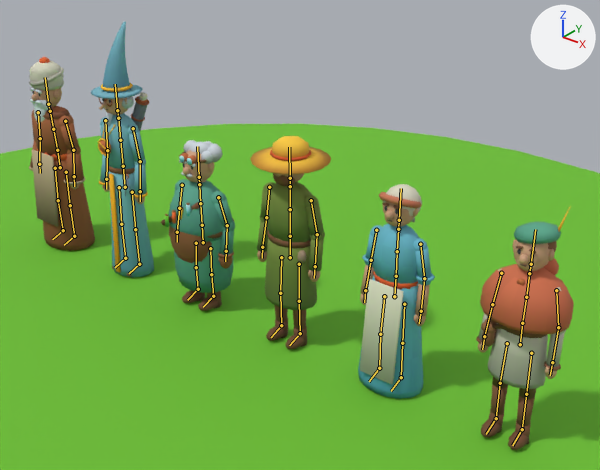
Before and after pictures for a commit that changed the Blender file ArtSource/Blender/npc.blend.
Before and after are seen from a 50 mm lens placed at (4.3, -4.63, 3.88), pointed at (0.49, 0.14, 0.92). Arrows for +X, +Y and +Z are at upper right; the lights stay in place. The older version comes first. The bones that bend it are drawn over the model as lines.

Names of what the first picture shows: 'NPC_Cabir_Govde', 'NPC_HesapHocasi_Govde', 'NPC_KopukEfendi_Govde', 'NPC_KoyluErkek_Govde', 'NPC_KoyluKadin_Govde', 'NPC_Ulak_Govde', 'Onizleme_Zemin'.
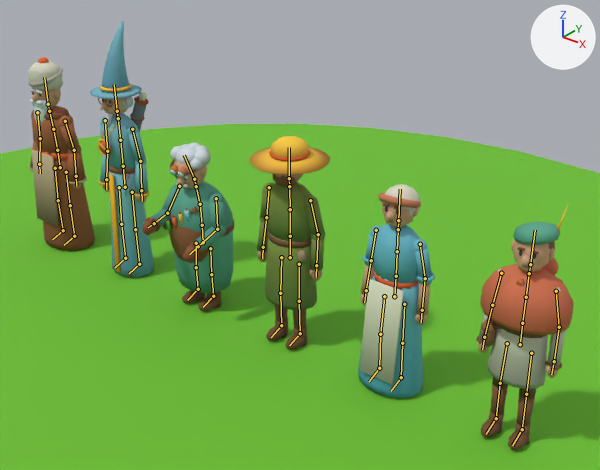
The newer file adds an action. The first version stands in its rest pose; the second is drawn at frame 15 of the action 'KopukEfendi_Calis_Dongu'.

The change, as a diff of the scene's bpy script:
```diff
--- a/ArtSource/Blender/npc.blend.py
+++ b/ArtSource/Blender/npc.blend.py
@@ bone_bas @@
 bone_bas = bpy.data.objects['NPC_Cabir'].pose.bones['Bas']  # child of 'Boyun'
-bone_bas.rotation_euler = (0.0, 0.0, 0.0)  # degrees (0, 0, 0)
+bone_bas.rotation_euler = (-0.0175, 0.105, 0.0)  # degrees (-1, 6, 0)
@@ bone_kol_ust_sol @@
 bone_kol_ust_sol = bpy.data.objects['NPC_HesapHocasi'].pose.bones['Kol_Ust_Sol']  # child of 'Gogus'
-bone_kol_ust_sol.rotation_euler = (0.0, 0.0, 0.0)  # degrees (0, 0, 0)
+bone_kol_ust_sol.rotation_euler = (0.0175, 0.0, 0.0)  # degrees (1, 0, 0)
@@ bone_omurga @@
 bone_omurga = bpy.data.objects['NPC_KopukEfendi'].pose.bones['Omurga']  # child of 'Kalca'
-bone_omurga.rotation_euler = (0.0, 0.0, 0.0)  # degrees (0, 0, 0)
+bone_omurga.rotation_euler = (0.0524, 0.0, 0.0)  # degrees (3, 0, 0)
@@ bone_gogus @@
 bone_gogus = bpy.data.objects['NPC_KopukEfendi'].pose.bones['Gogus']  # child of 'Omurga'
-bone_gogus.rotation_euler = (0.0, 0.0, 0.0)  # degrees (0, 0, 0)
+bone_gogus.rotation_euler = (0.122, 0.0, 0.0)  # degrees (7, 0, 0)
@@ bone_bas_ @@
 bone_bas_ = bpy.data.objects['NPC_KopukEfendi'].pose.bones['Bas']  # child of 'Boyun'
-bone_bas_.rotation_euler = (0.0, 0.0, 0.0)  # degrees (0, 0, 0)
+bone_bas_.rotation_euler = (0.244, 0.0698, 0.0)  # degrees (14, 4, 0)
@@ bone_kol_ust_sol_ @@
 bone_kol_ust_sol_ = bpy.data.objects['NPC_KopukEfendi'].pose.bones['Kol_Ust_Sol']  # child of 'Gogus'
-bone_kol_ust_sol_.rotation_euler = (0.0, 0.0, 0.0)  # degrees (0, 0, 0)
+bone_kol_ust_sol_.rotation_euler = (-0.454, 0.0, -0.14)  # degrees (-26, 0, -8)
@@ bone_kol_alt_sol @@
 bone_kol_alt_sol = bpy.data.objects['NPC_KopukEfendi'].pose.bones['Kol_Alt_Sol']  # child of 'Kol_Ust_Sol'
-bone_kol_alt_sol.rotation_euler = (0.0, 0.0, 0.0)  # degrees (0, 0, 0)
+bone_kol_alt_sol.rotation_euler = (-0.698, 0.0, 0.0)  # degrees (-40, 0, 0)
@@ bone_kol_ust_sag @@
 bone_kol_ust_sag = bpy.data.objects['NPC_KopukEfendi'].pose.bones['Kol_Ust_Sag']  # child of 'Gogus'
-bone_kol_ust_sag.rotation_euler = (0.0, 0.0, 0.0)  # degrees (0, 0, 0)
+bone_kol_ust_sag.rotation_euler = (-0.873, 0.0, 0.105)  # degrees (-50, 0, 6)
@@ bone_kol_alt_sag @@
 bone_kol_alt_sag = bpy.data.objects['NPC_KopukEfendi'].pose.bones['Kol_Alt_Sag']  # child of 'Kol_Ust_Sag'
-bone_kol_alt_sag.rotation_euler = (0.0, 0.0, 0.0)  # degrees (0, 0, 0)
+bone_kol_alt_sag.rotation_euler = (-0.733, 0.0, 0.0)  # degrees (-42, 0, 0)
@@ bone_el_sag @@
 bone_el_sag = bpy.data.objects['NPC_KopukEfendi'].pose.bones['El_Sag']  # child of 'Kol_Alt_Sag'
-bone_el_sag.rotation_euler = (0.0, 0.0, 0.0)  # degrees (0, 0, 0)
+bone_el_sag.rotation_euler = (-0.14, 0.0, 0.0)  # degrees (-8, 0, 0)
@@ bone_bas__ @@
 bone_bas__ = bpy.data.objects['NPC_KoyluErkek'].pose.bones['Bas']  # child of 'Boyun'
-bone_bas__.rotation_euler = (0.0, 0.0, 0.0)  # degrees (0, 0, 0)
+bone_bas__.rotation_euler = (-0.0175, 0.105, 0.0)  # degrees (-1, 6, 0)
@@ bone_bas___ @@
 bone_bas___ = bpy.data.objects['NPC_Ulak'].pose.bones['Bas']  # child of 'Boyun'
-bone_bas___.rotation_euler = (0.0, 0.0, 0.0)  # degrees (0, 0, 0)
+bone_bas___.rotation_euler = (-0.0175, 0.14, 0.0)  # degrees (-1, 8, 0)
```

Location of each change, [x1, y1, x2, y2] in pixels of the pictures (600 x 470 px):
'NPC_Ulak_Govde', posed
    before: [476, 206, 574, 450]
    after: [476, 205, 574, 450]
'NPC_KoyluKadin_Govde', posed
    both: [358, 184, 435, 399]
'NPC_KoyluErkek_Govde', posed
    before: [250, 136, 331, 349]
    after: [250, 136, 330, 349]
'NPC_KopukEfendi_Govde', posed (24% wider)
    before: [161, 140, 235, 311]
    after: [142, 143, 234, 311]
'NPC_HesapHocasi_Govde', posed
    before: [91, 22, 154, 277]
    after: [90, 22, 154, 277]
'NPC_Cabir_Govde', posed
    before: [29, 57, 95, 251]
    after: [28, 57, 95, 251]
bone 'Bas', root to tip
    before: (48, 104) to (45, 77)
    after: (48, 104) to (44, 77)
bone 'Kol_Ust_Sol', root to tip
    before: (133, 128) to (140, 161)
    after: (132, 129) to (140, 161)
bone 'Omurga', root to tip
    before: (202, 225) to (200, 203)
    after: (202, 225) to (200, 204)
bone 'Gogus', root to tip
    before: (200, 203) to (199, 184)
    after: (200, 204) to (196, 186)
bone 'Bas', root to tip
    before: (199, 177) to (197, 146)
    after: (194, 179) to (184, 155)
bone 'Kol_Ust_Sol', root to tip
    before: (218, 197) to (227, 225)
    after: (216, 198) to (217, 229)
bone 'Kol_Alt_Sol', root to tip
    before: (227, 225) to (226, 251)
    after: (217, 229) to (198, 246)
bone 'Kol_Ust_Sag', root to tip
    before: (182, 185) to (179, 208)
    after: (179, 186) to (167, 213)
bone 'Kol_Alt_Sag', root to tip
    before: (179, 208) to (177, 232)
    after: (167, 213) to (154, 223)
bone 'El_Sag', root to tip
    before: (177, 232) to (177, 242)
    after: (154, 223) to (148, 227)
bone 'Bas', root to tip
    before: (290, 178) to (289, 147)
    after: (289, 178) to (289, 147)
bone 'Bas', root to tip
    before: (531, 264) to (535, 229)
    after: (530, 264) to (535, 230)
